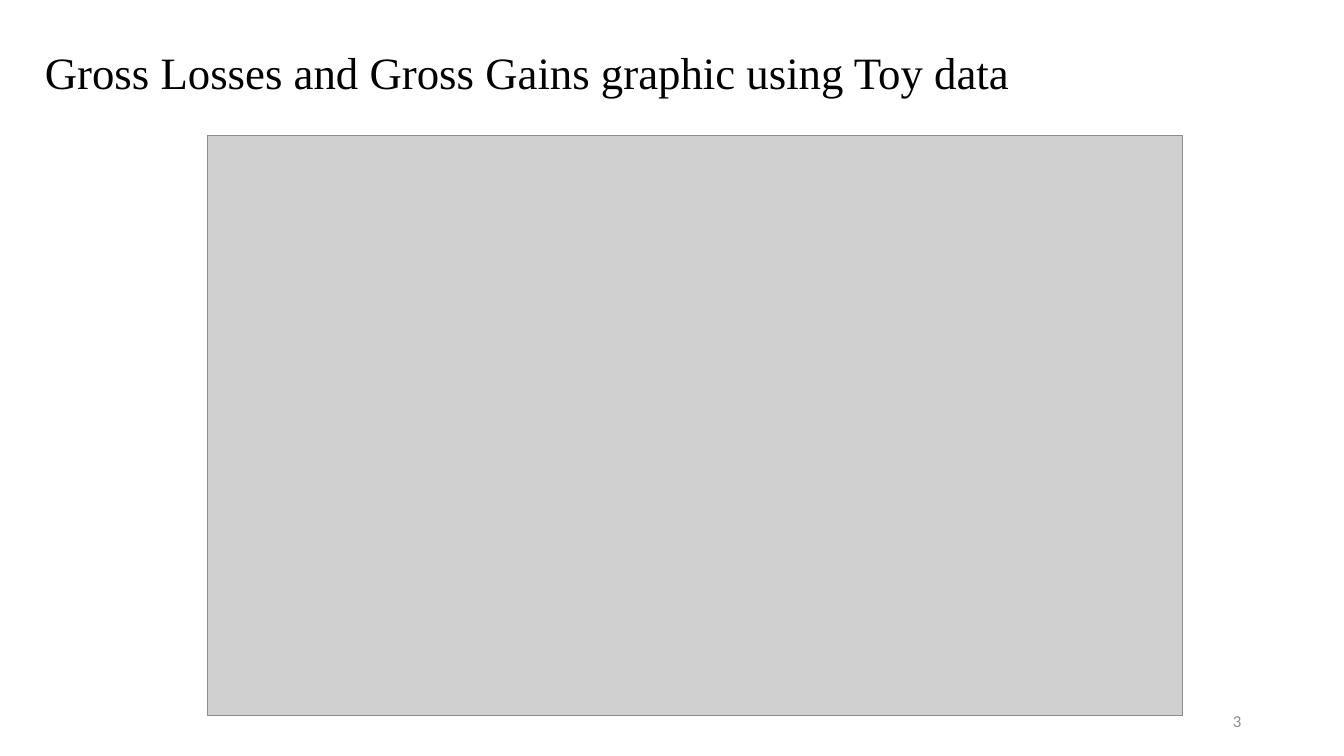
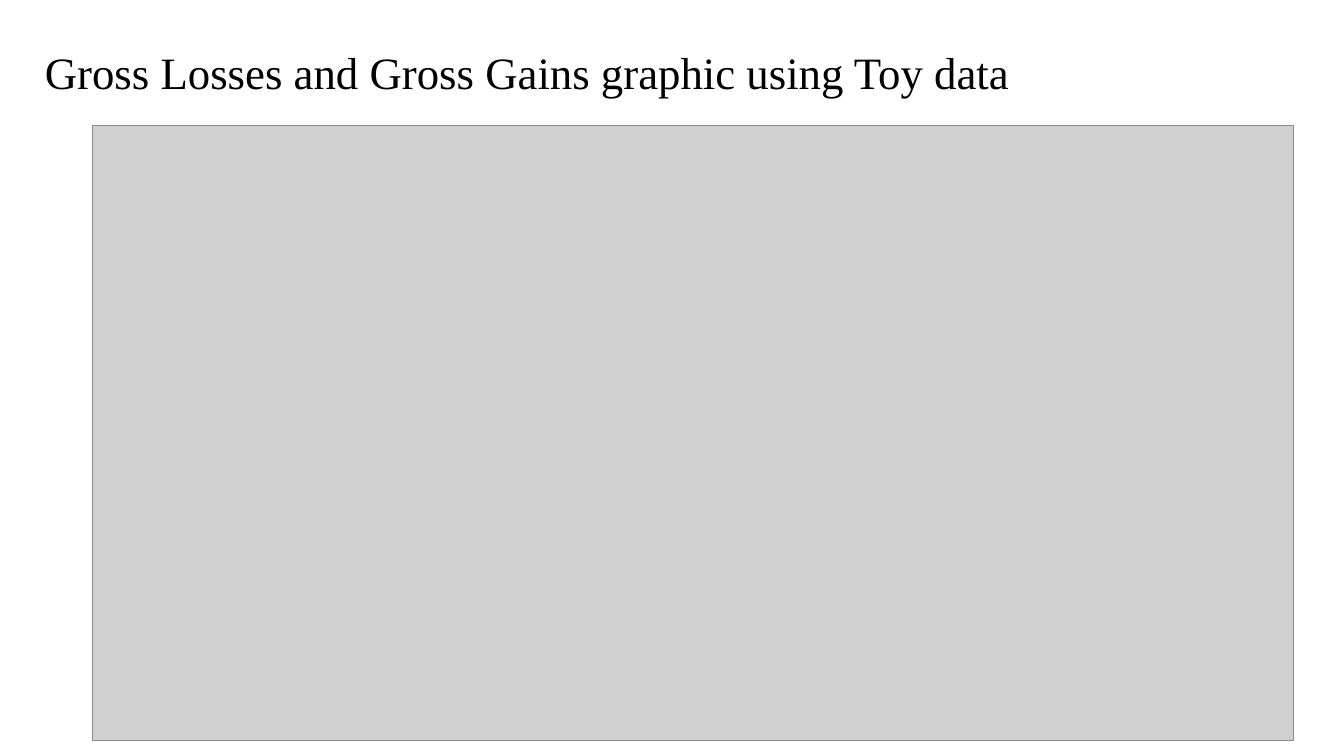
Before and after one commit to antoniovfonseca/compare-time-series, a slide deck: slide 3 of validation_results.pptx. Drawn at 1344x756 pixels with LibreOffice and Linux fonts; fonts in the diff are those of the drawing; grey boxes stand for pictures. Boxes give left, top, right and bottom in pixels: in the first picture for what was removed or moved away, otherwise in the second. Text is boxed around its words. In the diff, an @@ line names an element or a change of style, - is before the commit and + after.

```diff
--- a/validation_results.pptx
+++ b/validation_results.pptx
@@ picture resized from (x1=208, y1=135, x2=1184, y2=715) to (x1=93, y1=125, x2=1295, y2=741) @@
@@ page number removed at (x1=1233, y1=716, x2=1241, y2=727) @@
-3
```
Also in this commit, not shown: 8 other slides changed, 12 slides added, 3 slides removed, 47 other files.
